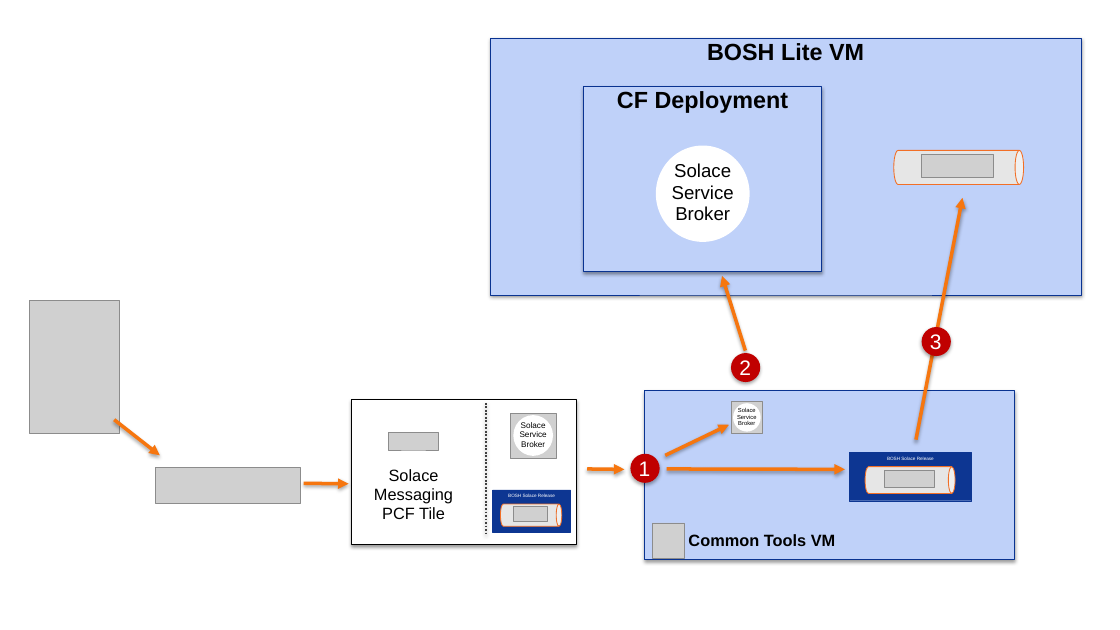
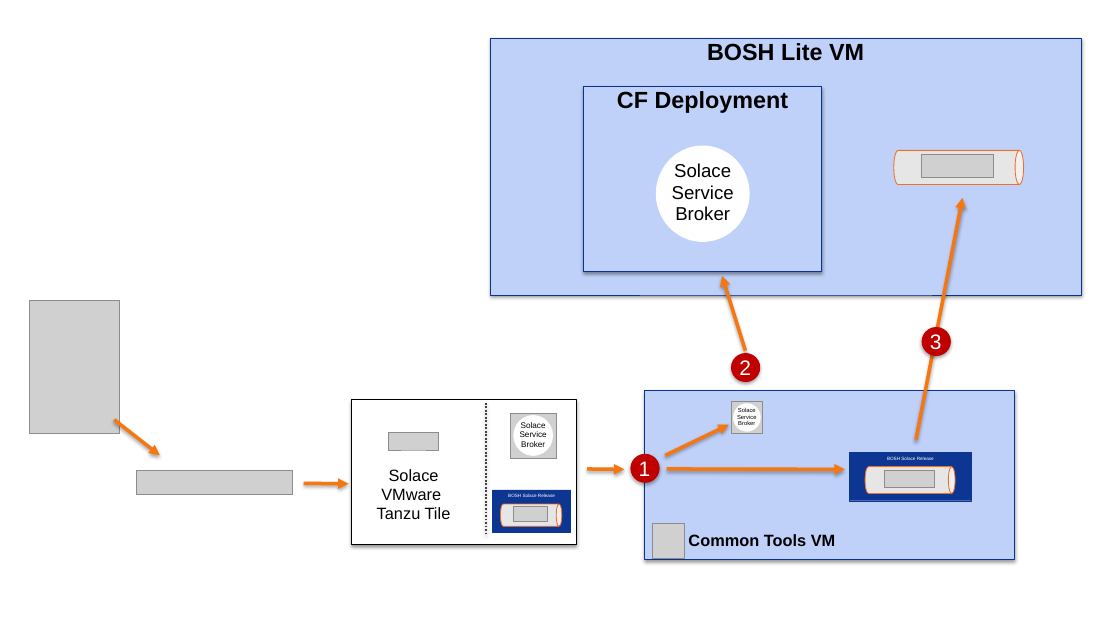
Before and after one commit to SolaceLabs/pubsubplus-cf-dev, a slide deck: slide 8 of resources/diagrams.pptx. Drawn at 1120x630 pixels with LibreOffice and Linux fonts; fonts in the diff are those of the drawing; grey boxes stand for pictures; background and template pictures are left out. Boxes give left, top, right and bottom in pixels: in the first picture for what was removed or moved away, otherwise in the second. Text is boxed around its words. In the diff, an @@ line names an element or a change of style, - is before the commit and + after.

```diff
--- a/resources/diagrams.pptx
+++ b/resources/diagrams.pptx
@@ picture: place and size @@
-picture at [156,468,301,503]
+picture at [136,471,292,496]
@@ text at [377,488,451,519]: text changed @@
-Messaging
-PCF Tile
+VMware
+Tanzu Tile
```
Also in this commit, not shown: 4 other slides changed, 5 other files.
